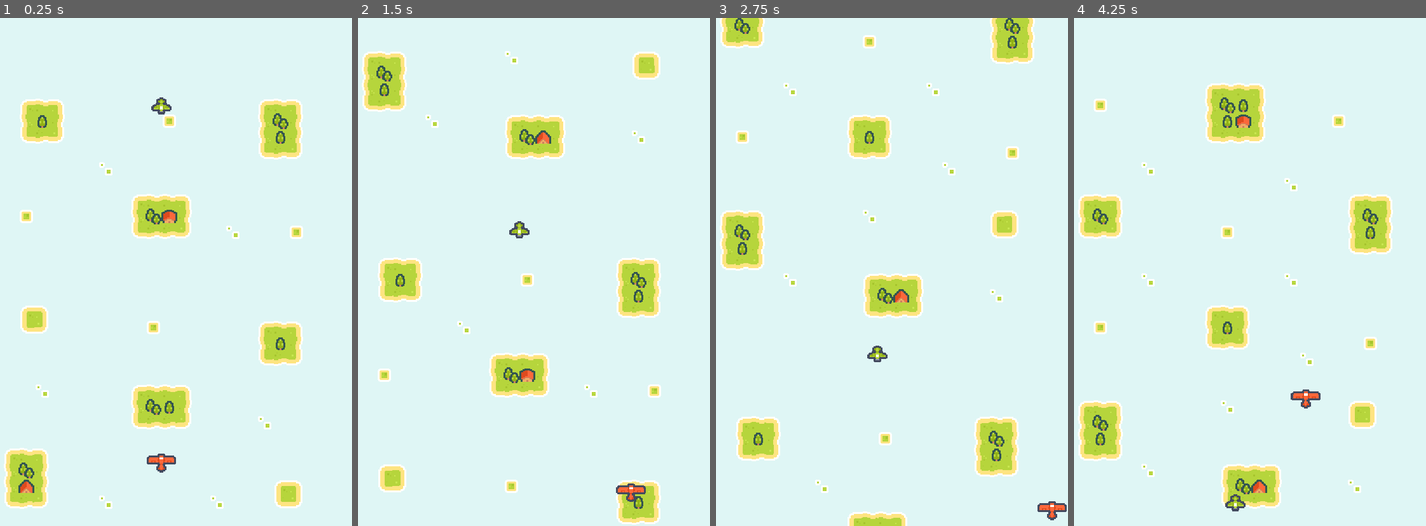
Above: before the commit, frames 1-4 (left to right).
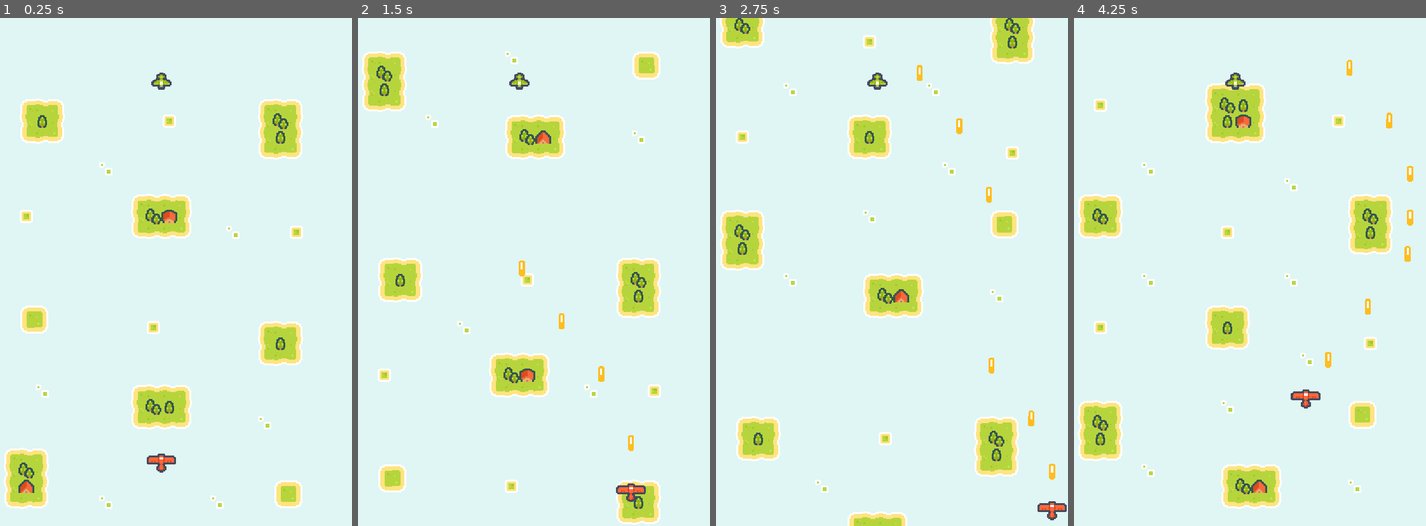
Above: after the commit, the same moments.

Repository: KanataEXE/Godot-4-Pixel-Shmup
Game: Godot game, scene res://levels/base_level.tscn
Same seed, same stepped clock (60 frames per second), same inputs: the game is played once before the commit and once after it.
Inputs:
- Up to frame 1 (0.25 s): no input
- Up to frame 2 (1.5 s): hold Right (right) 0.53-1.28 s; hold Z (shoot) 0.53-1.28 s; hold Down (down) from 1.28 s (still down); tap Z (shoot) at 1.35 s
- Up to frame 3 (2.75 s): release Down (down) at 2.03 s; hold Right (right) from 2.03 s (still down); hold Z (shoot) from 2.03 s (still down)
- Up to frame 4 (4.25 s): release Right (right) at 2.78 s; release Z (shoot) at 2.78 s; hold Up (up) 2.78-3.53 s; tap Z (shoot) at 2.85 s; hold Left (left) from 3.53 s (still down); hold Z (shoot) from 3.53 s (still down)

The runs differ from the first frame. In frame 1, 0.2% of the frame differs, in the area x 42-49%, y 10-19%; in frame 2, 0.5%; in frame 3, 0.5%; in frame 4, 0.6%, in the area x 42-97%, y 8-98%.

Commit message:
Created Player Bullet

Diff:
--- a/aircraft/aircraft.gd
+++ b/aircraft/aircraft.gd
@@ -1,9 +1,17 @@
 class_name Aircraft
 extends Area2D
+
+signal shot
 
 @export var health: float
 @export var speed: float
 @export var crash_damage: float
+
+@export var can_shoot: bool
+@export var bullet_scene: PackedScene
+
+@onready var gun_timer := $GunTimer
+@onready var muzzle := $Muzzle
 
 var velocity: Vector2
 var is_alive := true
@@ -16,6 +24,10 @@
 
 
 func control(delta: float) -> void:
+	pass
+
+
+func shoot() -> void:
 	pass
 
 
@@ -32,3 +44,7 @@
 func _on_area_entered(area: Area2D) -> void:
 	if area.has_method("hit"):
 		area.hit(crash_damage)
+
+
+func _on_gun_timer_timeout() -> void:
+	can_shoot = true
--- a/aircraft/aircraft.tscn
+++ b/aircraft/aircraft.tscn
@@ -6,8 +6,13 @@
 script = ExtResource("1_g2isc")
 crash_damage = 50.0
 
+[node name="GunTimer" type="Timer" parent="."]
+
 [node name="Sprite2D" type="Sprite2D" parent="."]
 
 [node name="CollisionShape2D" type="CollisionShape2D" parent="."]
 
+[node name="Muzzle" type="Marker2D" parent="."]
+
 [connection signal="area_entered" from="." to="." method="_on_area_entered"]
+[connection signal="timeout" from="GunTimer" to="." method="_on_gun_timer_timeout"]
--- a/aircraft/enemy.tscn
+++ b/aircraft/enemy.tscn
@@ -8,19 +8,21 @@
 size = Vector2(16, 16)
 
 [node name="Enemy" instance=ExtResource("1_cl44u")]
+collision_layer = 2
 script = ExtResource("2_cydke")
+health = 30.0
 speed = 100.0
 
-[node name="Sprite2D" parent="." index="0"]
+[node name="Sprite2D" parent="." index="1"]
 rotation = 3.14159
 texture = ExtResource("2_27kgq")
 region_enabled = true
 region_rect = Rect2(64, 64, 32, 32)
 
-[node name="CollisionShape2D" parent="." index="1"]
-shape = SubResource("RectangleShape2D_hcm6l")
-
 [node name="VisibleOnScreenNotifier2D" type="VisibleOnScreenNotifier2D" parent="." index="2"]
 scale = Vector2(0.8, 0.8)
 
+[node name="CollisionShape2D" parent="." index="3"]
+shape = SubResource("RectangleShape2D_hcm6l")
+
 [connection signal="screen_exited" from="VisibleOnScreenNotifier2D" to="." method="_on_visible_on_screen_notifier_2d_screen_exited"]
--- a/aircraft/player.gd
+++ b/aircraft/player.gd
@@ -16,3 +16,13 @@
 
 	global_position.x = clamp(global_position.x, MINIMUM_SCREEN_LIMIT.x, MAXIMUM_SCREEN_LIMIT.x)
 	global_position.y = clamp(global_position.y, MINIMUM_SCREEN_LIMIT.y, MAXIMUM_SCREEN_LIMIT.y)
+
+	if Input.is_action_pressed("shoot") and can_shoot:
+		shoot()
+
+
+func shoot() -> void:
+	can_shoot = false
+	gun_timer.start()
+	var direction := Vector2.UP
+	shot.emit(bullet_scene, muzzle, direction)
--- a/aircraft/player.tscn
+++ b/aircraft/player.tscn
@@ -1,20 +1,31 @@
-[gd_scene load_steps=5 format=3 uid="uid://s7uuw1tfepbx"]
+[gd_scene load_steps=6 format=3 uid="uid://s7uuw1tfepbx"]
 
 [ext_resource type="PackedScene" uid="uid://ewhm7aiiybqi" path="res://aircraft/aircraft.tscn" id="1_w01ny"]
 [ext_resource type="Texture2D" uid="uid://c7ch77esnyvwc" path="res://common/tilemaps/aircraft_packed.png" id="2_3yarv"]
 [ext_resource type="Script" path="res://aircraft/player.gd" id="2_06shm"]
+[ext_resource type="PackedScene" uid="uid://c0w3u4nfend22" path="res://bullets/player_bullet.tscn" id="3_sq5aq"]
 
 [sub_resource type="RectangleShape2D" id="RectangleShape2D_jd461"]
 size = Vector2(8, 18)
 
 [node name="Player" instance=ExtResource("1_w01ny")]
+collision_mask = 2
 script = ExtResource("2_06shm")
 speed = 150.0
+can_shoot = true
+bullet_scene = ExtResource("3_sq5aq")
 
-[node name="Sprite2D" parent="." index="0"]
+[node name="GunTimer" parent="." index="0"]
+wait_time = 0.25
+one_shot = true
+
+[node name="Sprite2D" parent="." index="1"]
 texture = ExtResource("2_3yarv")
 region_enabled = true
 region_rect = Rect2(32, 32, 32, 32)
 
-[node name="CollisionShape2D" parent="." index="1"]
+[node name="CollisionShape2D" parent="." index="2"]
 shape = SubResource("RectangleShape2D_jd461")
+
+[node name="Muzzle" parent="." index="3"]
+position = Vector2(0, -9)
--- /dev/null
+++ b/bullets/bullet.gd
@@ -0,0 +1,21 @@
+class_name Bullet
+extends Area2D
+
+@export var speed: float
+@export var damage: float
+
+var direction: Vector2
+
+
+func _physics_process(delta: float) -> void:
+	position += direction * speed * delta
+
+
+func _on_area_entered(area: Area2D) -> void:
+	if area.has_method("hit"):
+		area.hit(damage)
+	queue_free()
+
+
+func _on_visible_on_screen_notifier_2d_screen_exited() -> void:
+	queue_free()
--- /dev/null
+++ b/bullets/bullet.tscn
@@ -0,0 +1,18 @@
+[gd_scene load_steps=2 format=3 uid="uid://w6p5rx5wlhh2"]
+
+[ext_resource type="Script" path="res://bullets/bullet.gd" id="1_2h14q"]
+
+[node name="Bullet" type="Area2D"]
+collision_layer = 4
+collision_mask = 0
+script = ExtResource("1_2h14q")
+
+[node name="Sprite2D" type="Sprite2D" parent="."]
+rotation = 1.5708
+
+[node name="CollisionShape2D" type="CollisionShape2D" parent="."]
+
+[node name="VisibleOnScreenNotifier2D" type="VisibleOnScreenNotifier2D" parent="."]
+
+[connection signal="area_entered" from="." to="." method="_on_area_entered"]
+[connection signal="screen_exited" from="VisibleOnScreenNotifier2D" to="." method="_on_visible_on_screen_notifier_2d_screen_exited"]
--- /dev/null
+++ b/bullets/player_bullet.tscn
@@ -0,0 +1,23 @@
+[gd_scene load_steps=4 format=3 uid="uid://c0w3u4nfend22"]
+
+[ext_resource type="PackedScene" uid="uid://w6p5rx5wlhh2" path="res://bullets/bullet.tscn" id="1_kt3x6"]
+[ext_resource type="Texture2D" uid="uid://c6gt70k1awk5s" path="res://common/tilemaps/tiles_packed.png" id="2_wl4rp"]
+
+[sub_resource type="RectangleShape2D" id="RectangleShape2D_va0lo"]
+size = Vector2(16, 6)
+
+[node name="PlayerBullet" instance=ExtResource("1_kt3x6")]
+collision_mask = 2
+speed = 200.0
+damage = 10.0
+
+[node name="Sprite2D" parent="." index="0"]
+texture = ExtResource("2_wl4rp")
+region_enabled = true
+region_rect = Rect2(0, 0, 16, 16)
+
+[node name="CollisionShape2D" parent="." index="1"]
+shape = SubResource("RectangleShape2D_va0lo")
+
+[node name="VisibleOnScreenNotifier2D" parent="." index="2"]
+scale = Vector2(0.8, 0.3)
--- /dev/null
+++ b/levels/base_level.gd
@@ -0,0 +1,10 @@
+extends Node2D
+
+@onready var bullets := $Bullets
+
+func _on_aircraft_shot(bullet_scene: PackedScene, muzzle: Marker2D, direction: Vector2) -> void:
+	var bullet: Area2D = bullet_scene.instantiate()
+	bullets.add_child(bullet)
+	bullet.global_transform = muzzle.global_transform
+	bullet.direction = direction
+	bullet.global_rotation = direction.angle()
--- a/levels/base_level.tscn
+++ b/levels/base_level.tscn
@@ -1,5 +1,6 @@
-[gd_scene load_steps=9 format=3 uid="uid://bl3vby5pvyha7"]
-
+[gd_scene load_steps=10 format=3 uid="uid://bl3vby5pvyha7"]
+
+[ext_resource type="Script" path="res://levels/base_level.gd" id="1_cy3vk"]
 [ext_resource type="Texture2D" uid="uid://c6gt70k1awk5s" path="res://common/tilemaps/tiles_packed.png" id="1_mc5oi"]
 [ext_resource type="PackedScene" uid="uid://s7uuw1tfepbx" path="res://aircraft/player.tscn" id="2_tjppu"]
 [ext_resource type="PackedScene" uid="uid://ce6nen81v35rw" path="res://aircraft/enemy.tscn" id="3_y2qy0"]
@@ -258,6 +259,7 @@
 }
 
 [node name="BaseLevel" type="Node2D"]
+script = ExtResource("1_cy3vk")
 
 [node name="Tilemaps" type="Node2D" parent="."]
 position = Vector2(0, -1024)
@@ -276,6 +278,7 @@
 
 [node name="Enemy" parent="Enemies" instance=ExtResource("3_y2qy0")]
 position = Vector2(192, 64)
+speed = 0.0
 
 [node name="Bullets" type="Node2D" parent="."]
 
@@ -284,3 +287,5 @@
 libraries = {
 "": SubResource("AnimationLibrary_egtaj")
 }
+
+[connection signal="shot" from="Players/Player" to="." method="_on_aircraft_shot"]
--- a/project.godot
+++ b/project.godot
@@ -52,6 +52,12 @@
 ]
 }
 
+[layer_names]
+
+2d_physics/layer_1="players"
+2d_physics/layer_2="enemies"
+2d_physics/layer_3="bullets"
+
 [rendering]
 
 textures/canvas_textures/default_texture_filter=0
